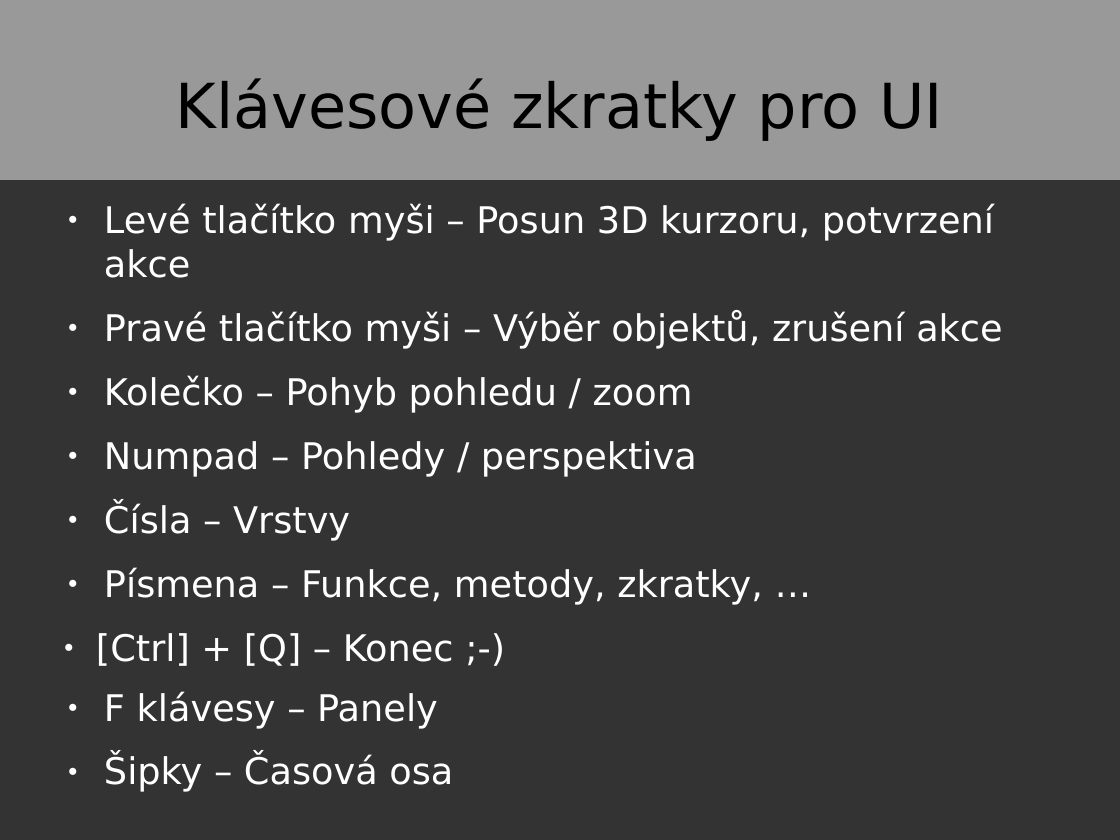
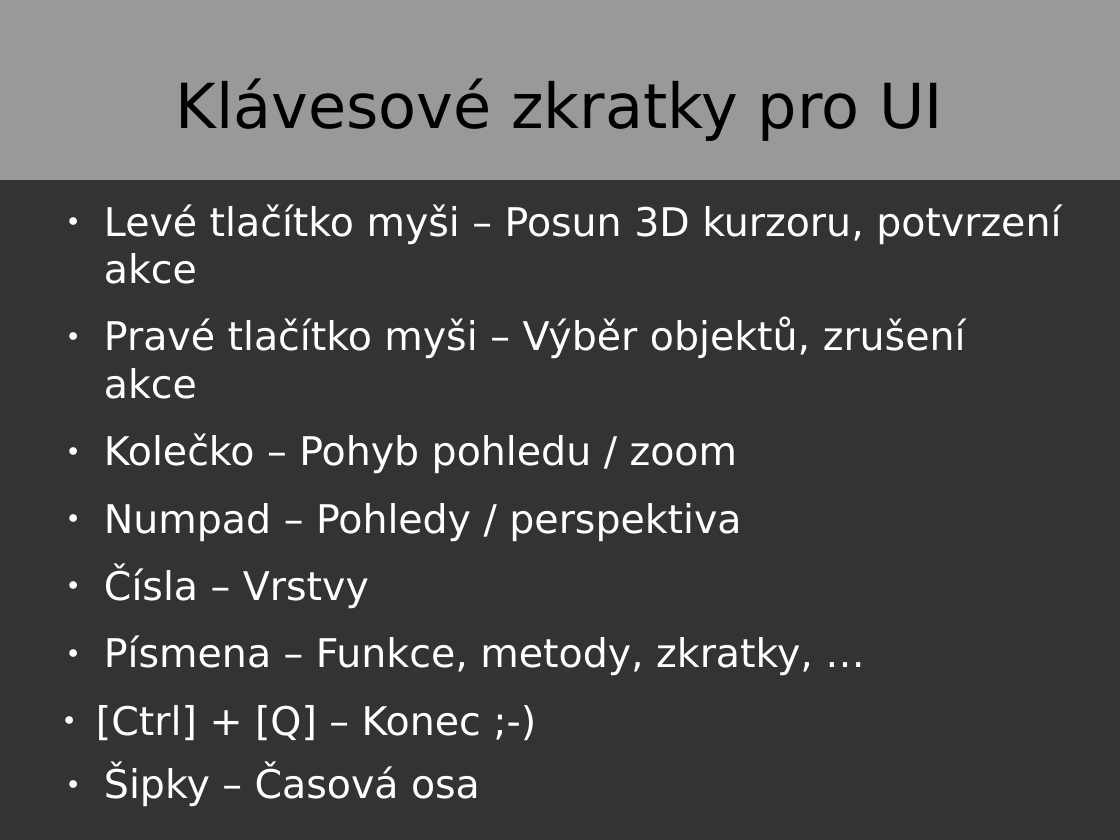
Before and after one commit to Pitel/bconf, a slide deck: slide 5 of prez/pitel/dummies.odp. Drawn at 1120x840 pixels with LibreOffice and Linux fonts; fonts in the diff are those of the drawing. Boxes give left, top, right and bottom in pixels: in the first picture for what was removed or moved away, otherwise in the second. Text is boxed around its words. In the diff, an @@ line names an element or a change of style, - is before the commit and + after.

```diff
--- a/prez/pitel/dummies.odp
+++ b/prez/pitel/dummies.odp
@@ text "Levé tlačítko myši – Posun ..." at bbox=[96, 204, 1061, 807]: size 26 to 28 pt @@
@@ text at bbox=[104, 691, 438, 729]: paragraph removed @@
-● F klávesy – Panely
```
Also in this commit, not shown: 6 other slides changed, 3 other files.
